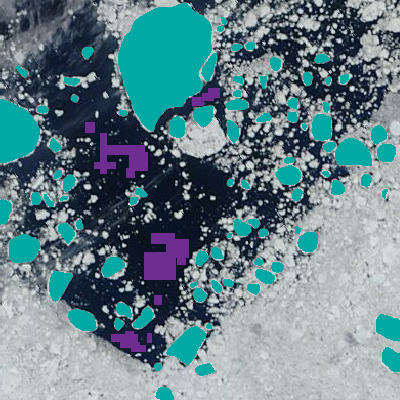
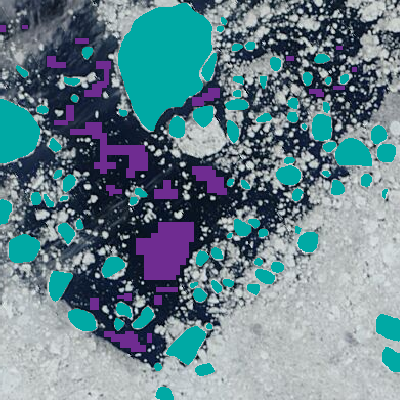
Layers edited between the first and the second 400 x 400 image:
painted on "water samples" (2nd of 2) over <box>0,25,357,337</box>
